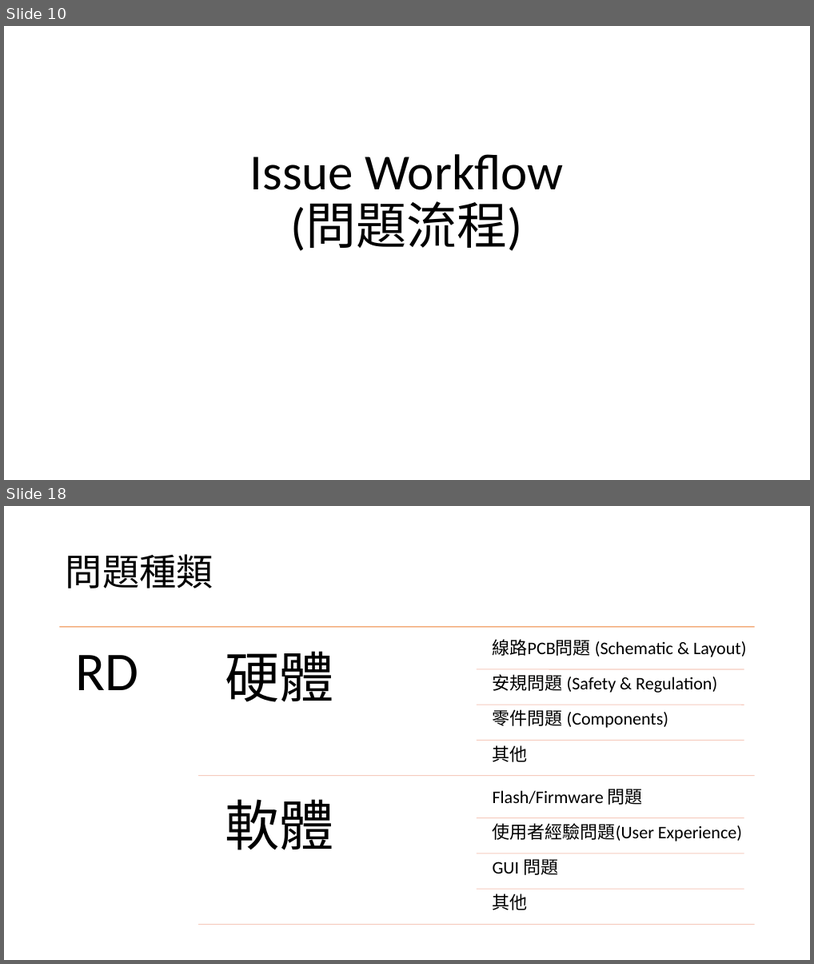
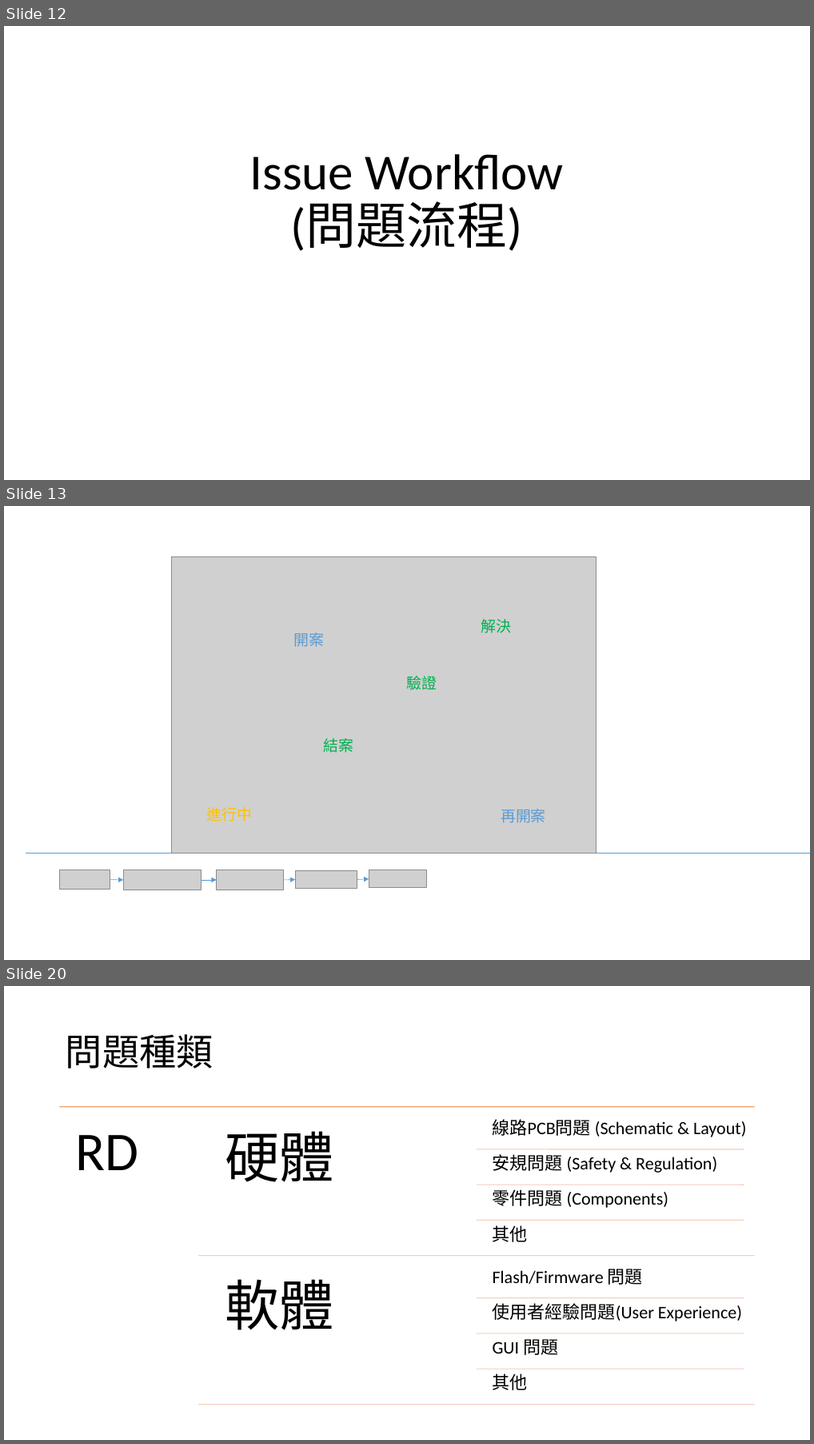
Before and after one commit to HanFormosa/JIRA, a slide deck: JIRA Proposal.pptx. Shown one above the other, each under a label of ours: slides 10 and 18 before the commit, slides 12, 13 and 20 after it; the slides between them are not shown. The pictures are 814x964 and 814x1444 pixels, drawn with LibreOffice and Linux fonts; fonts in the diff are those of the drawing; grey boxes stand for pictures. Boxes give left, top, right and bottom in pixels: in the first picture for what was removed or moved away, otherwise in the second. Text is boxed around its words. In the diff, an @@ line names an element or a change of style, - is before the commit and + after.

```diff
--- a/JIRA Proposal.pptx
+++ b/JIRA Proposal.pptx
@@ slide 13 added at (x1=4, y1=506, x2=810, y2=960), background #FFFFFF @@
@@ group added at (x1=172, y1=557, x2=597, y2=853): 6 texts, 1 picture @@
+解決
+驗證
+開案
+結案
+進行中
+再開案
@@ line added from (26, 853) to (810, 853), #5B9BD5 0.5 pt @@
@@ arrow added from (110, 880) to (124, 880), #5B9BD5 0.5 pt @@
@@ group added at (x1=60, y1=870, x2=427, y2=889): 5 pictures @@
@@ arrow added from (202, 880) to (216, 880), #5B9BD5 0.5 pt @@
@@ arrow added from (283, 880) to (295, 880), #5B9BD5 0.5 pt @@
@@ arrow added from (358, 880) to (370, 879), #5B9BD5 0.5 pt @@
@@ what was slide 10 is now slide 12 @@
@@ what was slide 18 is now slide 20 @@
```
Also in this commit, not shown: 13 slides changed, 16 other slides added.
